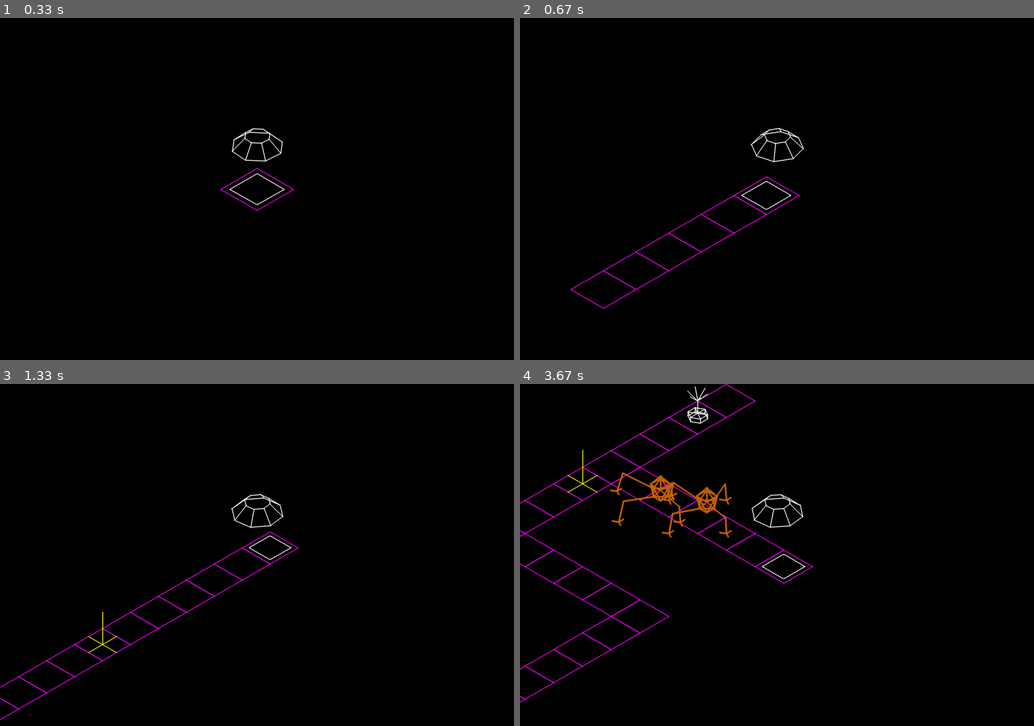
Above: before the commit, frames 1-4 (two rows, left to right).
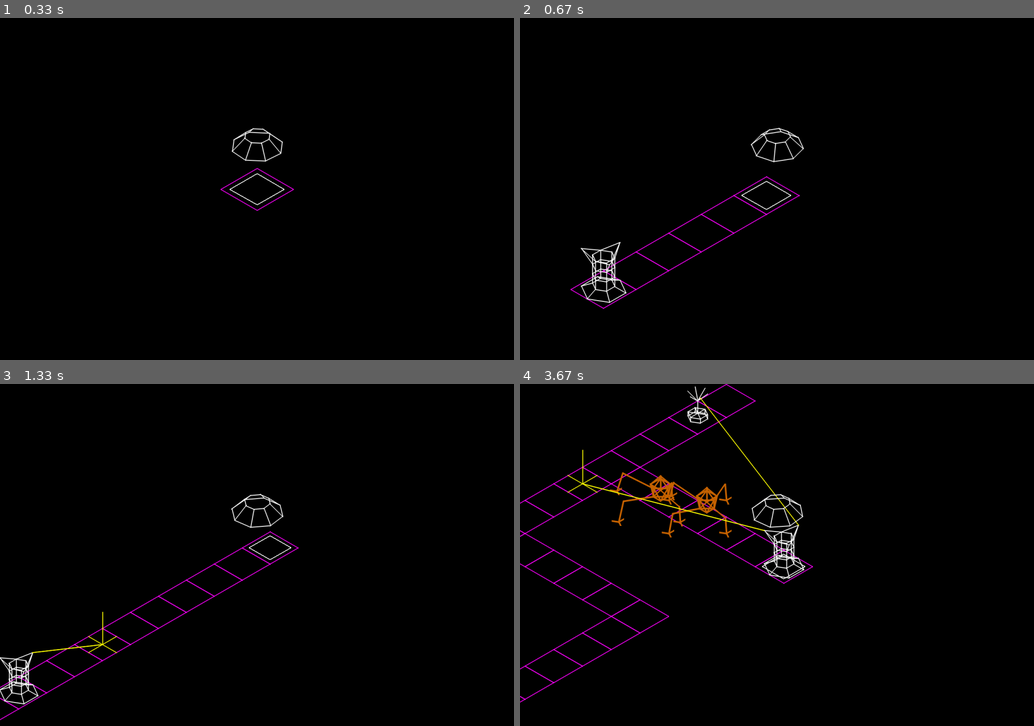
Above: after the commit, the same moments.

Repository: MathewKJ2048/pygame-jam-spring-2025
Game: pygame game, started from src/main.py
The game is run twice, just before and just after one commit, with the same random seed, the same clock (stepped at 60 frames per second) and the same inputs.
Inputs:
- Up to frame 1 (0.33 s): no input
- Up to frame 2 (0.67 s): hold H from 0.33 s (still down); hold Right from 0.33 s (still down)
- Up to frame 3 (1.33 s): release H at 0.8 s; release Right at 0.8 s; hold H 0.83-1.3 s; hold Right 0.83-1.3 s; tap E at 0.98 s
- Up to frame 4 (3.67 s): hold Right 1.33-1.8 s; tap T at 1.48, 2.82 s; hold Up 1.83-2.13 s; tap B at 1.98, 3.38 s; hold Right 2.17-2.63 s; tap E at 2.32 s; hold Left 2.67-3.2 s; hold Down 3.23-3.53 s; tap H at 3.57 s

Frame 1 is identical in both runs. In frame 2, 0.5% of the frame differs, in the area x 11-21%, y 65-84%; in frame 3, 0.4%; in frame 4, 0.7%, in the area x 12-56%, y 4-57%.

Commit message:
added high tower

Diff:
--- a/src/conf.py
+++ b/src/conf.py
@@ -26,6 +26,10 @@
 
 WIDTH = 1200
 HEIGHT = 800
+
+DUAL = 0
+INPUT = 1
+OUTPUT = 2
 
 ERROR_X = WIDTH
 ERROR_Y = HEIGHT
--- a/src/engine.py
+++ b/src/engine.py
@@ -2,8 +2,12 @@
 from object import *
 
 class Engine(PoweredObject):
-
+	PORT_NUM = 1
 	energy_rate = 1
+	def __init__(self):
+		super().__init__()
+		for p in self.PORTS:
+			p.type = OUTPUT
 	def get_energy(dt):
 		return Engine.energy_rate*dt
 	def get_color(self):
--- a/src/game.py
+++ b/src/game.py
@@ -92,14 +92,50 @@
 	def place_engine(self):
 		e = Engine()
 		self.place_object(e)
+		self.make_connection(e)
 
 	def place_tower(self):
 		t = Tower()
 		self.place_object(t)
+		self.make_connection(t)
+
+	def place_high_tower(self):
+		t = HighTower()
+		self.place_object(t)
+		self.make_connection(t)
+
+	def make_connection(self,t):
+		# connection policy:
+		# find all within range
+		# then find the one with the largest number of open connections
+		# then connect to it
+		# nonononononononononononononono
+		# get all suitable
+		# use network logic to form equivalence classes
+		# in each equivalence class, pick the ones with the most open connections
+		# of them, pick the ones which are closest
+		suitable = []
 		for o in self.objects:
-			if isinstance(o,PoweredObject):
-				t.connect(o)
+			if not isinstance(o,PoweredObject) or o==t:
+				continue
+			if not t.is_connectable(o):
+				continue
+			suitable.append(o)
 
+		networks = []
+		for s in suitable:
+			redundant = False
+			for n in networks:
+				if s in n:
+					redundant = True
+			if not redundant:
+				networks.append([t for t in s.get_network_objects() if t in suitable]) # subset of suitable objects in network
+
+		networks.sort(key=lambda t: -len(t)) # sort networks by size
+		for n in networks:
+			n.sort(key=lambda o: -len(o.get_free_ports())) # sort individual elements by connectivity
+		for n in networks:
+			t.connect(n[0]) # attempt to connect to each network, from largest to smallest
 
 	def builder_in_space(self):
 		for s in self.spaces:
--- a/src/main.py
+++ b/src/main.py
@@ -28,6 +28,8 @@
 					game.place_engine()
 				if event.key == pygame.K_t:
 					game.place_tower()
+				if event.key == pygame.K_h:
+					game.place_high_tower()
 
 		pressed_keys = pygame.key.get_pressed()
 		game.builder.v = Vector2(0,0)
--- a/src/object.py
+++ b/src/object.py
@@ -29,10 +29,13 @@
 		self.parent = parent
 		self.r = r # position of port relative to parent
 		self.connection = None # reference to connected port
+		self.type = DUAL
 	def get_r(self):
 		return Vector3(*self.parent.r,0)+self.r*self.parent.size()
 	def is_free(self):
 		return self.connection == None
+	def is_compatible(self,p):
+		return (self.type == DUAL) or (p.type == DUAL) or (self.type != p.type)
 	def connect(self,p):
 		p.connection = self
 		self.connection = p
@@ -52,6 +55,21 @@
 	def get_connected_objects(self):
 		return [p.connection.parent for p in self.get_connected_ports()]
 
+	def get_network_objects(self):
+		def unite(l,l_): # returns l union l_
+			for u in l_:
+				if u not in l:
+					l.append(u)
+		explored_nodes = []
+		nodes = [self]
+		while len(nodes)!=0: # BFS
+			n = nodes[0] # pop top
+			nodes = nodes[1:]
+			unite(explored_nodes,[n]) # mark as explored
+			unite(nodes,[nb for nb in n.get_connected_objects() if nb not in explored_nodes])
+		return explored_nodes
+
+
 	def get_connected_ports(self):
 		cp = []
 		for p in self.PORTS:
@@ -66,22 +84,32 @@
 				fp.append(p)
 		return fp
 
+	def range_check(self,o):
+		return (self.r - o.r).length() < max(type(self).RANGE,type(o).RANGE)
+
+	def is_connectable(self,o):
+		if o in self.get_connected_objects():
+			return False
+		if not self.range_check(o):
+			return False
+		for pu in o.get_free_ports():
+			for pv in self.get_free_ports():
+				if pu.is_compatible(pv):
+					return True
+		return False
+
 	def connect(self,o):
-		if o in self.get_connected_objects():
+		if not self.is_connectable(o):
 			return False
 		fp_s = self.get_free_ports()
 		fp_o = o.get_free_ports()
-		if len(fp_o)==0 or len(fp_s)==0:
-			return False
 		def key(pp):
 			p1, p2 = pp
 			return (p1.get_r()-p2.get_r()).length()
 		# sort pairs of free ports by distance, extract closest pair
-		list_pair_ports = [(pu,pv) for pu in fp_s for pv in fp_o]
+		list_pair_ports = [(pu,pv) for pu in fp_s for pv in fp_o if pu.is_compatible(pv)]
 		list_pair_ports.sort(key=key)
 		po, ps = list_pair_ports[0]
-		if (po.get_r()-ps.get_r()).length() > max(type(self).RANGE,type(o).RANGE):
-			return False
 		po.connect(ps)
 		return True
 
--- a/src/tower.py
+++ b/src/tower.py
@@ -3,7 +3,13 @@
 
 class Tower(PoweredObject):
 	PORT_NUM = 6
-	RANGE = 2
+	RANGE = 4
+	def __init__(self):
+		super().__init__()
+		n = Tower.PORT_NUM
+		base = [unit_vector3(i*2*math.pi/n) for i in range(n)]
+		tower_arm_tips = [b/4+3*K3/4 for b in base]
+		self.PORTS = [Port(self,t) for t in tower_arm_tips]
 	def get_lines(self):
 		tower_base = K3/8
 		tower_top = K3/2
@@ -19,7 +25,30 @@
 		return pedestal+tower
 		pass
 
-class HighTower(PlacedObject):
+class HighTower(PoweredObject):
 	PORT_NUM = 3
 	RANGE = 8
-	pass
+	def __init__(self):
+		super().__init__()
+		n = 2*HighTower.PORT_NUM
+		tower_tips = [K3+unit_vector3(i*2*math.pi/(n/2))/2 for i in range(n//2)]
+		self.PORTS = [Port(self,t) for t in tower_tips]
+	def get_lines(self):
+		n = 2*HighTower.PORT_NUM
+		base = [unit_vector3(i*2*math.pi/n) for i in range(n)]
+		bottom = [b/2 for b in base]
+		l0 = [b/4+K3/8 for b in base]
+		l1 = [b/4+3*K3/8 for b in base]
+		l2 = [b/4+5*K3/8 for b in base]
+		l3 = [b/4+7*K3/8 for b in base]
+
+		def triple_cross_hatch(l1,l2):
+			M = len(l1)
+			return [(l1[i],l2[i]) for i in range(M)]
+
+		pedestal = make_pair_list(bottom)+make_pair_list(l0)+[(l0[i],bottom[i]) for i in range(n)]
+		body = make_pair_list(l1)+triple_cross_hatch(l0,l1)+make_pair_list(l2)+triple_cross_hatch(l1,l2)+make_pair_list(l3)+triple_cross_hatch(l2,l3)
+		tower_tips = [K3+unit_vector3(i*2*math.pi/(n/2))/2 for i in range(n//2)]
+		petals = [(tower_tips[i],l2[2*i]) for i in range(n//2)]+[(tower_tips[i],l3[2*i+1]) for i in range(n//2)]+[(tower_tips[i],l3[(2*i-1+n)%n]) for i in range(n//2)]
+
+		return pedestal+body+petals
